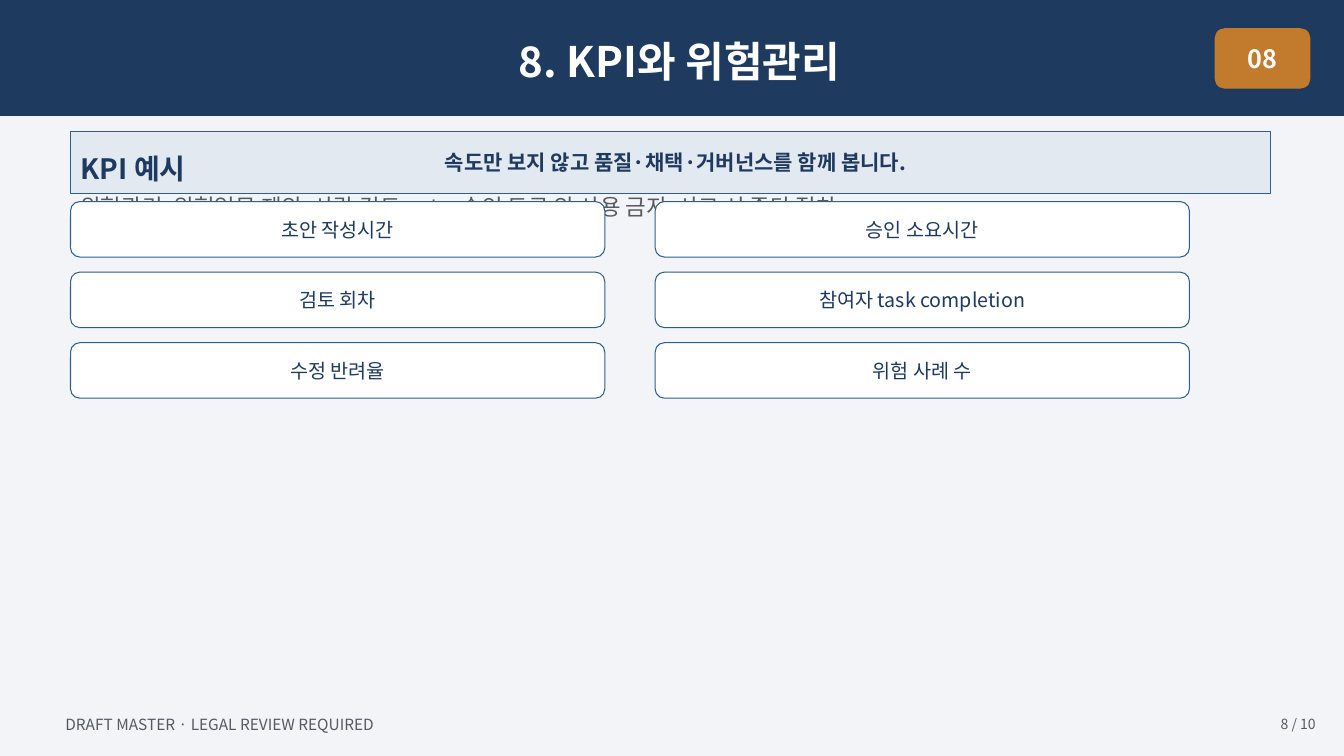
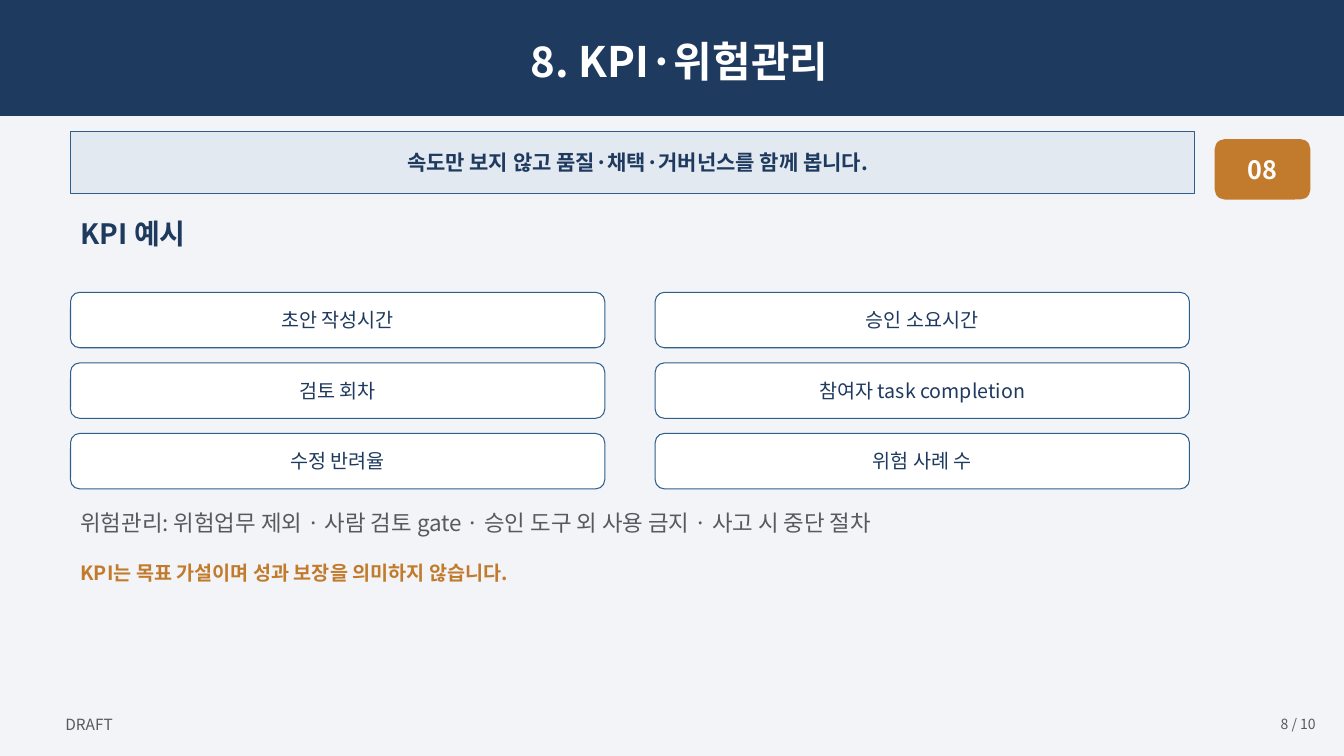
Before and after one commit to skerishKang/ai-revenue-lab, a slide deck: slide 8 of docs/commercial/business-35-ai-media-education-dx/customer-package/Business35_Master_Proposal_10p.pptx. Drawn at 1344x756 pixels with LibreOffice and Linux fonts; fonts in the diff are those of the drawing. Boxes give left, top, right and bottom in pixels: in the first picture for what was removed or moved away, otherwise in the second. Text is boxed around its words. In the diff, an @@ line names an element or a change of style, - is before the commit and + after.

```diff
--- a/docs/commercial/business-35-ai-media-education-dx/customer-package/Business35_Master_Proposal_10p.pptx
+++ b/docs/commercial/business-35-ai-media-education-dx/customer-package/Business35_Master_Proposal_10p.pptx
@@ text in rectangle at (530, 41, 828, 81): text changed @@
-8. KPI와 위험관리
+8. KPI·위험관리
@@ rectangle "속도만 보지 않고 품질·채택·거버넌스를 함께 ...": place and size @@
-rectangle "속도만 보지 않고 품질·채택·거버넌스를 함께 ..." at (71, 131, 1270, 194)
+rectangle "속도만 보지 않고 품질·채택·거버넌스를 함께 ..." at (71, 131, 1195, 194)
@@ rounded rectangle "08": place and size @@
-rounded rectangle "08" at (1215, 28, 1311, 89)
+rounded rectangle "08" at (1215, 139, 1311, 200)
@@ text added at (80, 220, 186, 247), 20 pt, text #1F3A5F, bold @@
+KPI 예시
@@ 6 rounded rectangles: place and size @@
-6 rounded rectangles at (71, 202, 1190, 398)
+6 rounded rectangles at (71, 292, 1190, 489)
@@ text "위험관리: 위험업무 제외 · 사람 ...": place and size @@
-text "위험관리: 위험업무 제외 · 사람 ..." at (80, 155, 837, 239)
+text "위험관리: 위험업무 제외 · 사람 ..." at (80, 512, 871, 582)
@@ text at (80, 512, 871, 536): text changed @@
-KPI 예시
-위험관리: 위험업무 제외, 사람 검토 gate, 승인 도구 외 사용 금지, 사고 시 중단 절차
+위험관리: 위험업무 제외 · 사람 검토 gate · 승인 도구 외 사용 금지 · 사고 시 중단 절차
@@ text at (80, 563, 508, 582): more space between paragraphs @@
@@ text at (65, 718, 112, 730): text changed @@
-DRAFT MASTER · LEGAL REVIEW REQUIRED
+DRAFT
```
Also in this commit, not shown: 8 other slides changed, 1 slide added, 1 slide removed, 25 other files.
